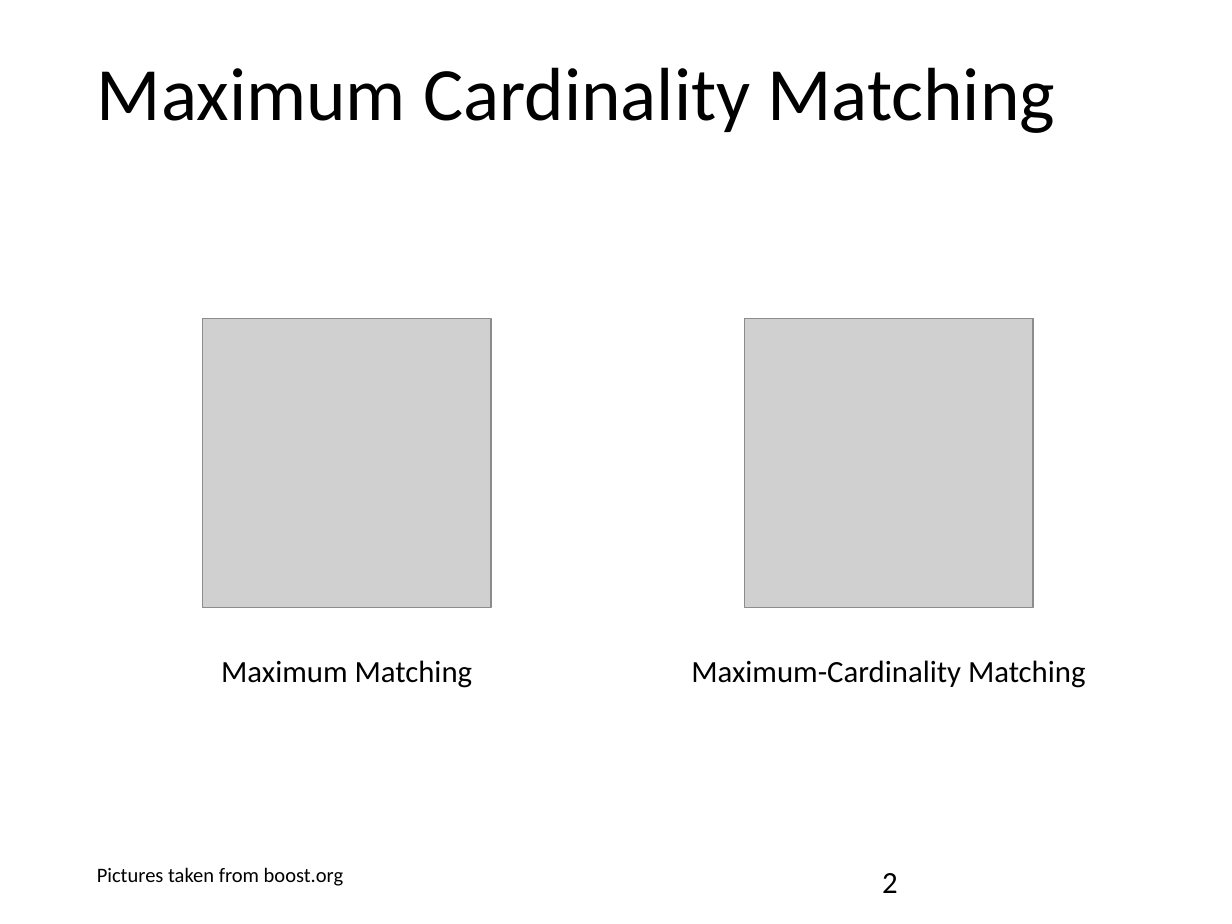
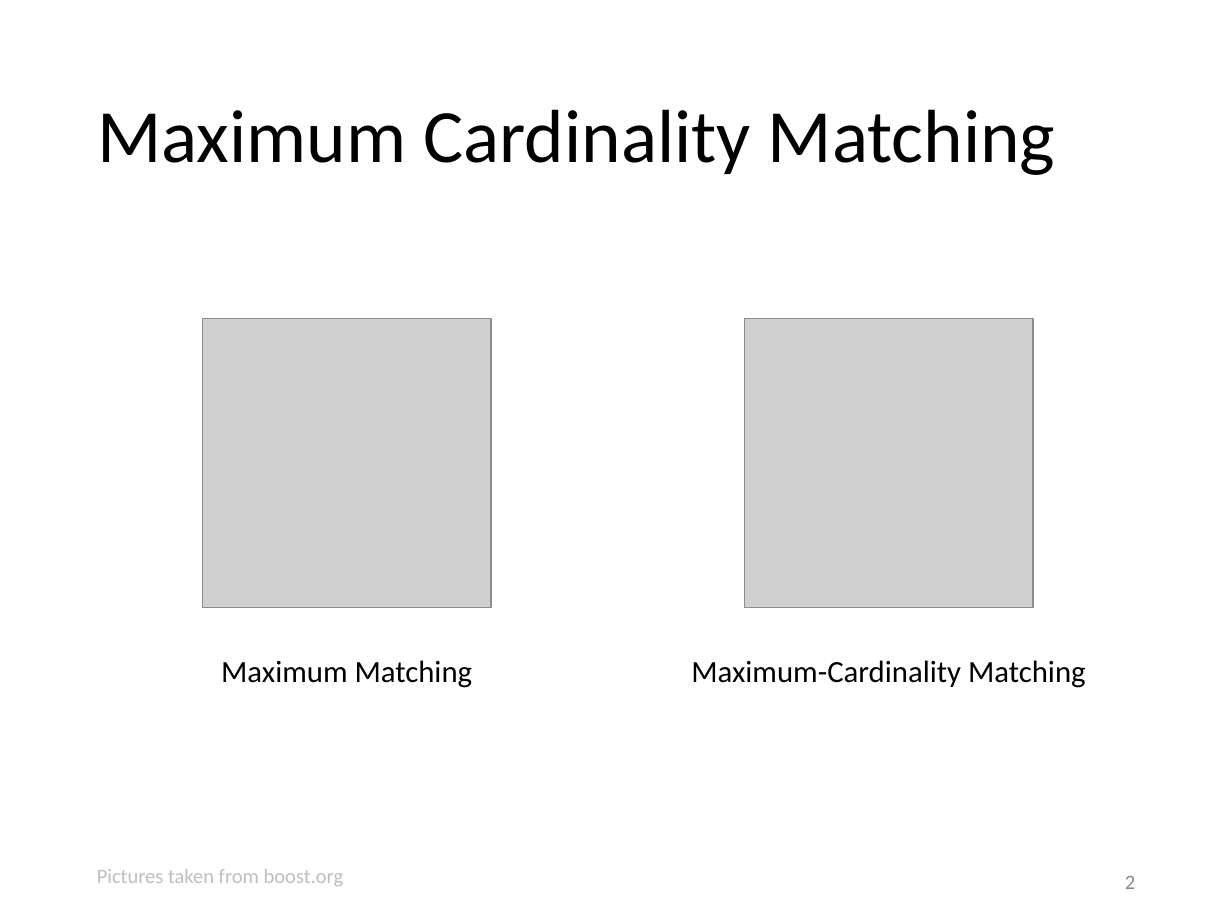
Before and after one commit to suem/dphpc-project, a slide deck: slide 2 of docs/media/presentations/Progress Report.odp. Drawn at 1232x924 pixels with LibreOffice and Linux fonts; fonts in the diff are those of the drawing; grey boxes stand for pictures. Boxes give left, top, right and bottom in pixels: in the first picture for what was removed or moved away, otherwise in the second. Text is boxed around its words. In the diff, an @@ line names an element or a change of style, - is before the commit and + after.

```diff
--- a/docs/media/presentations/Progress Report.odp
+++ b/docs/media/presentations/Progress Report.odp
@@ title "Maximum Cardinality Matching" at bbox=[97, 109, 1055, 175]: vertical alignment top to middle @@
@@ text "Pictures taken from boost.org" at bbox=[97, 869, 344, 886]: text colour #000000 to #BFBFBF @@
@@ page number at bbox=[1125, 876, 1135, 889]: size 18 to 12 pt, text colour #000000 to #898989; alignment left to right; vertical alignment top to middle @@
```
Also in this commit, not shown: 6 other slides changed, 1 slide added, 1 slide removed, 1 other file.
